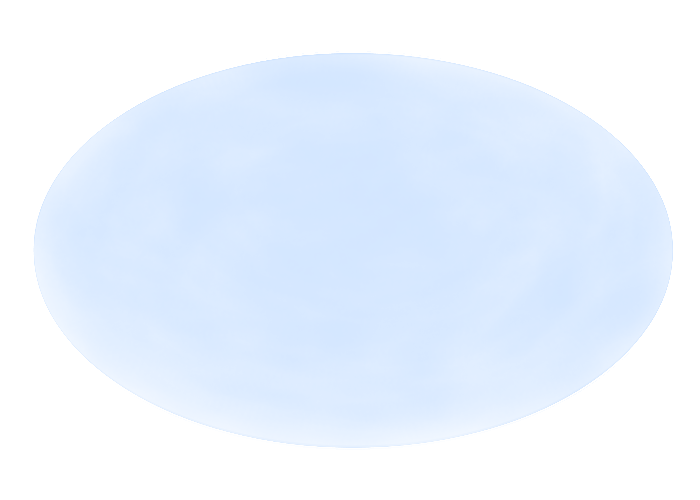
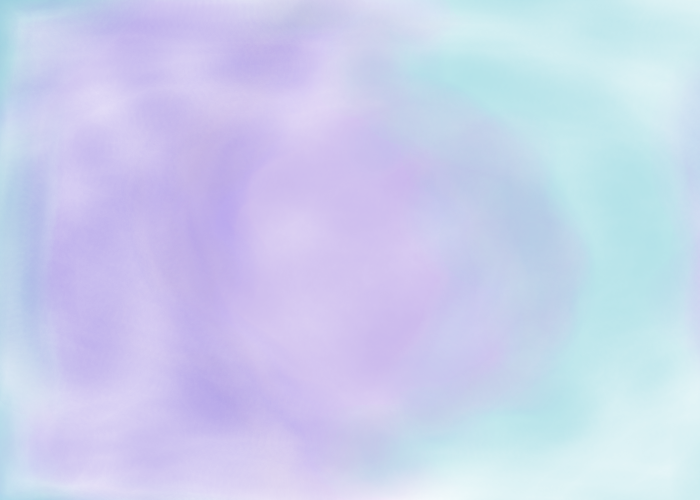
Layered file, before and after one edit (w=700, h=500). Changes by layer:
added layer "scroll_texture" in group "Normal" over [0,0,700,500]
hid "bg_2" over [30,51,673,450]
